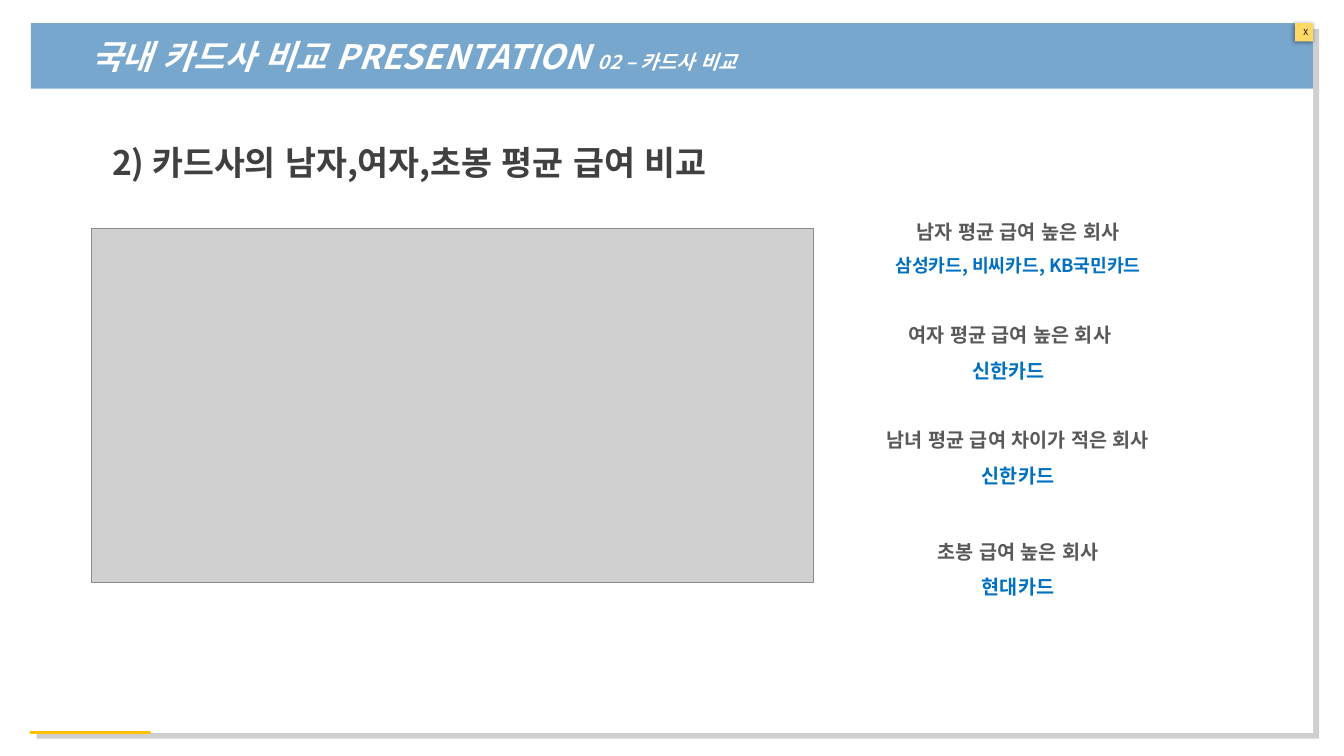
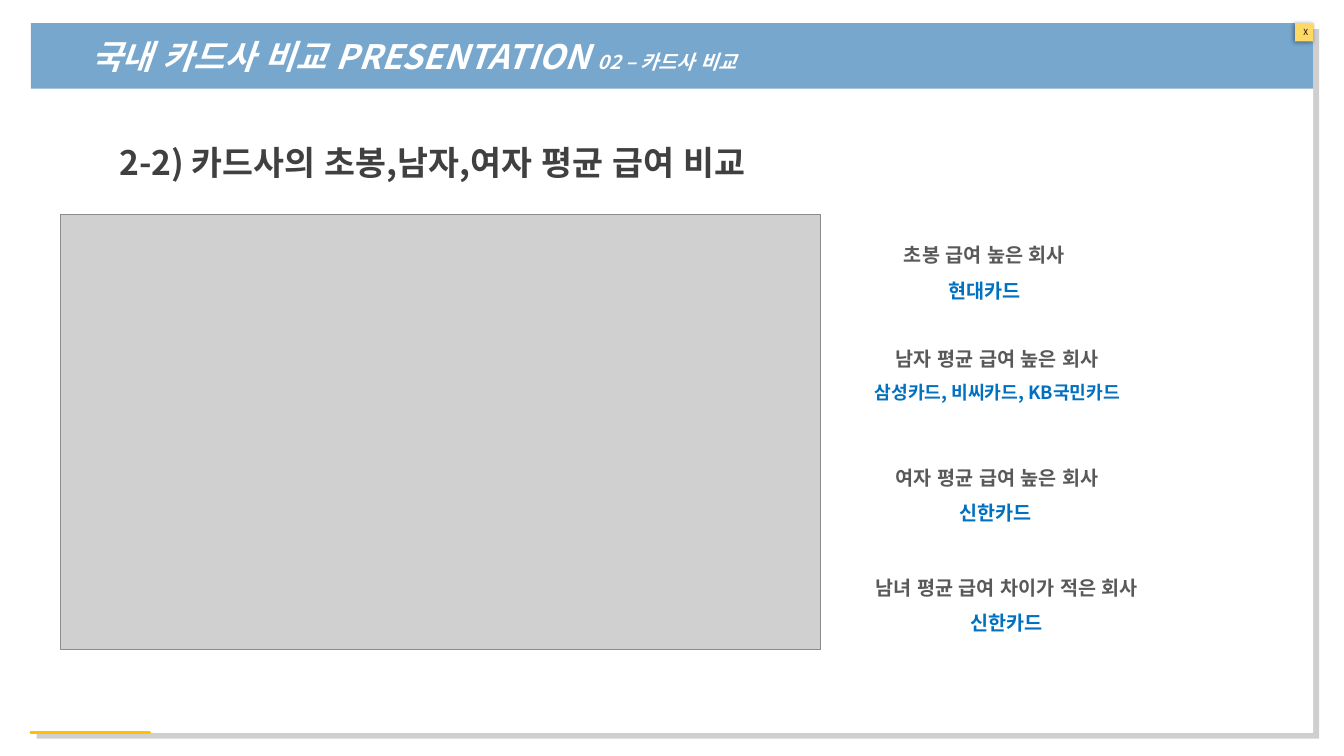
Before and after one commit to yeonji0-0/-22-01-24-, a slide deck: slide 9 of 개인 EDA 프레젠테이션.pptx. Drawn at 1344x756 pixels with LibreOffice and Linux fonts; fonts in the diff are those of the drawing; grey boxes stand for pictures. Boxes give left, top, right and bottom in pixels: in the first picture for what was removed or moved away, otherwise in the second. Text is boxed around its words. In the diff, an @@ line names an element or a change of style, - is before the commit and + after.

```diff
--- a/개인 EDA 프레젠테이션.pptx
+++ b/개인 EDA 프레젠테이션.pptx
@@ text at (119,147,746,182): text changed @@
-2) 카드사의 남자,여자,초봉 평균 급여 비교
+2-2) 카드사의 초봉,남자,여자 평균 급여 비교
@@ picture: place and size @@
-picture at (91,229,814,583)
+picture at (60,215,821,650)
@@ text "초봉 급여 높은 회사": place and size @@
-text "초봉 급여 높은 회사" at (938,542,1098,596)
+text "초봉 급여 높은 회사" at (904,245,1065,300)
@@ text "남자 평균 급여 높은 회사": place and size @@
-text "남자 평균 급여 높은 회사" at (896,222,1141,276)
+text "남자 평균 급여 높은 회사" at (875,349,1120,403)
@@ text "여자 평균 급여 높은 회사": place and size @@
-text "여자 평균 급여 높은 회사" at (909,325,1111,380)
+text "여자 평균 급여 높은 회사" at (896,468,1098,522)
@@ text "남녀 평균 급여 차이가 적은 ...": place and size @@
-text "남녀 평균 급여 차이가 적은 ..." at (887,430,1149,485)
+text "남녀 평균 급여 차이가 적은 ..." at (876,578,1138,632)
```
Also in this commit, not shown: 6 other slides changed, 4 slides removed, 15 other files.
